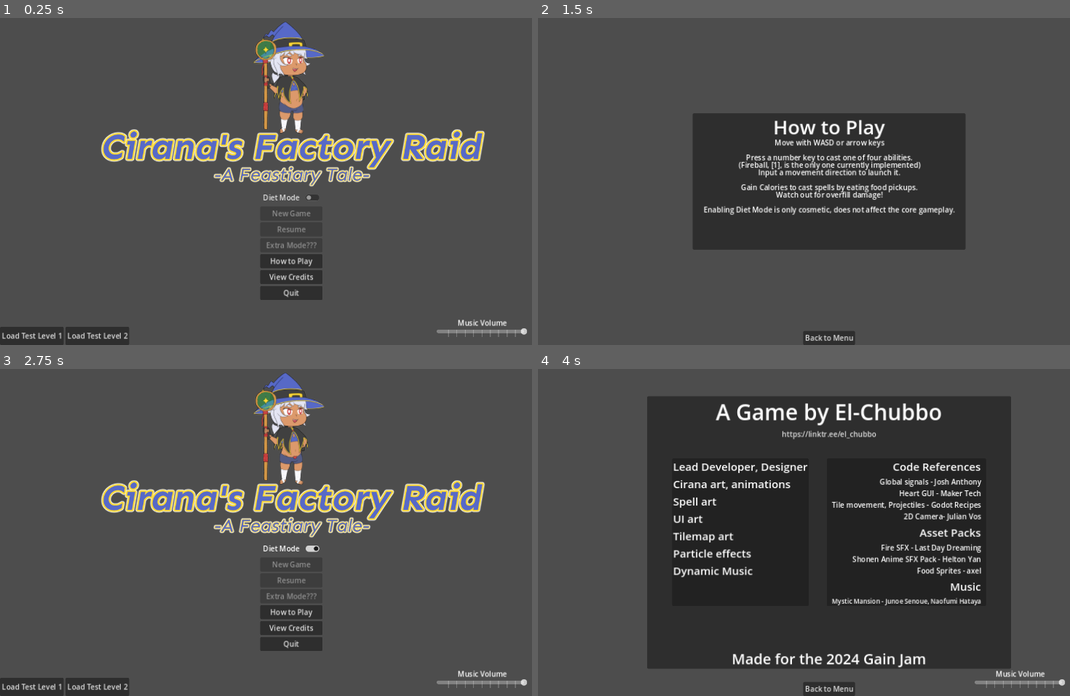
Above: before the commit, frames 1-4 (two rows, left to right).
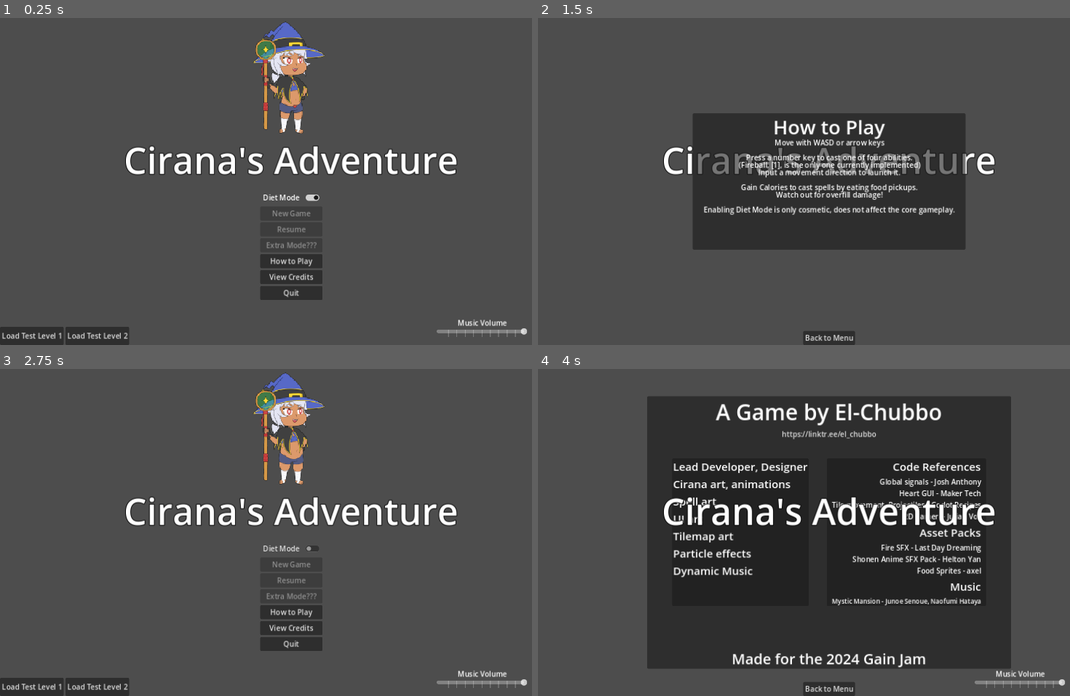
Above: after the commit, the same moments.

Repository: El-Chubbo/cfr-gainjam2024
Game: Godot game, scene res://Scenes/main_menu.tscn
The game is run twice, just before and just after one commit, with the same random seed, the same clock (stepped at 60 frames per second) and the same inputs. The engine's default icon, where the game draws it, is replaced by a stand-in: a white triangle on a blue panel in a dark square. Sound files missing from this copy of the repository are replaced by a short silence.
Inputs (mouse positions are in pixels of both pictures, inside the frame that each line leads up to):
- Up to frame 1 (0.25 s): no input
- Up to frame 2 (1.5 s): click "Diet Mode" at 0.5 s; click "How to Play" at 1.25 s
- Up to frame 3 (2.75 s): click "Back to Menu" at 2 s
- Up to frame 4 (4 s): click "View Credits" at 2.75 s; tap Enter at 3.5 s; move the mouse to (958, 516) at 3.52 s; hold Right (right) from 3.53 s (still down); tap 1 (spell_1) at 3.6 s; click (958, 516) at 3.67 s; tap Space at 3.77 s

The runs differ from the first frame. In frame 1, 7.1% of the frame differs, in the area x 19-92%, y 1-56%; in frame 2, 1.6%; in frame 3, 7.1%; in frame 4, 2.0%.

Commit message:
Forcing diet mode on default
This branch is for working remotely or in an otherwise non-public space. It makes questionable parts of the game disabled by default.

Diff:
--- a/Scenes/main_menu.gd
+++ b/Scenes/main_menu.gd
@@ -6,13 +6,13 @@
 
 # Called when the node enters the scene tree for the first time.
 func _ready() -> void:
+	DietMode.enabled = true
 	diet_toggle.set_deferred("button_pressed", DietMode.enabled)
 	update_cirana_sprite(DietMode.enabled)
-	#DietMode.enabled = false
 	$MainButtons.visible = true
 	$TestLevels.visible = enable_test_levels
 	$CreditsControls.visible = false
-	%TitleGraphic.visible = true
+	#%TitleGraphic.visible = true
 	%CiranaArt.visible = true
 	MusicPlayer.force_play(MusicPlayer.song_list.MYSTIC_INTRO)
 	return
@@ -59,7 +59,7 @@
 	$TestLevels.visible = enable_test_levels
 	$CreditsControls.visible = false
 	$HowToPlayControls.visible = false
-	%TitleGraphic.visible = true
+	#%TitleGraphic.visible = true
 	%CiranaArt.visible = true
 	$VolumeSliders.visible = true
 	return
--- a/Scenes/main_menu.tscn
+++ b/Scenes/main_menu.tscn
@@ -12,7 +12,7 @@
 [ext_resource type="PackedScene" uid="uid://dc7cdht5c8747" path="res://Scenes/UI/volume_sliders.tscn" id="10_r5agc"]
 
 [sub_resource type="LabelSettings" id="LabelSettings_0frbk"]
-font_size = 64
+font_size = 80
 outline_size = 6
 outline_color = Color(0, 0, 0, 1)
 
@@ -168,23 +168,23 @@
 text = "Back to Menu"
 
 [node name="PlaceHolderTitle" type="Label" parent="."]
-visible = false
-anchors_preset = 8
-anchor_left = 0.5
-anchor_top = 0.5
-anchor_right = 0.5
-anchor_bottom = 0.5
-offset_left = -81.0
-offset_top = -11.5
-offset_right = 81.0
-offset_bottom = 11.5
-grow_horizontal = 2
-grow_vertical = 2
-text = "Cirana's Factory Raid"
+anchors_preset = 8
+anchor_left = 0.5
+anchor_top = 0.5
+anchor_right = 0.5
+anchor_bottom = 0.5
+offset_left = -368.0
+offset_top = -103.0
+offset_right = 368.0
+offset_bottom = 7.0
+grow_horizontal = 2
+grow_vertical = 2
+text = "Cirana's Adventure"
 label_settings = SubResource("LabelSettings_0frbk")
 
 [node name="TitleGraphic" type="TextureRect" parent="."]
 unique_name_in_owner = true
+visible = false
 texture_filter = 4
 anchors_preset = 8
 anchor_left = 0.5
@@ -199,9 +199,10 @@
 grow_vertical = 2
 texture = ExtResource("3_en7wx")
 
-[node name="CiranaArt" type="AnimatedSprite2D" parent="TitleGraphic"]
+[node name="CiranaArt" type="AnimatedSprite2D" parent="."]
 unique_name_in_owner = true
-position = Vector2(505, -118)
+texture_filter = 3
+position = Vector2(633, 127)
 scale = Vector2(0.25, 0.25)
 sprite_frames = SubResource("SpriteFrames_wngro")
 animation = &"idle"
--- a/diet_mode.gd
+++ b/diet_mode.gd
@@ -1,3 +1,3 @@
 extends Node
 
-var enabled = false
+var enabled = true
